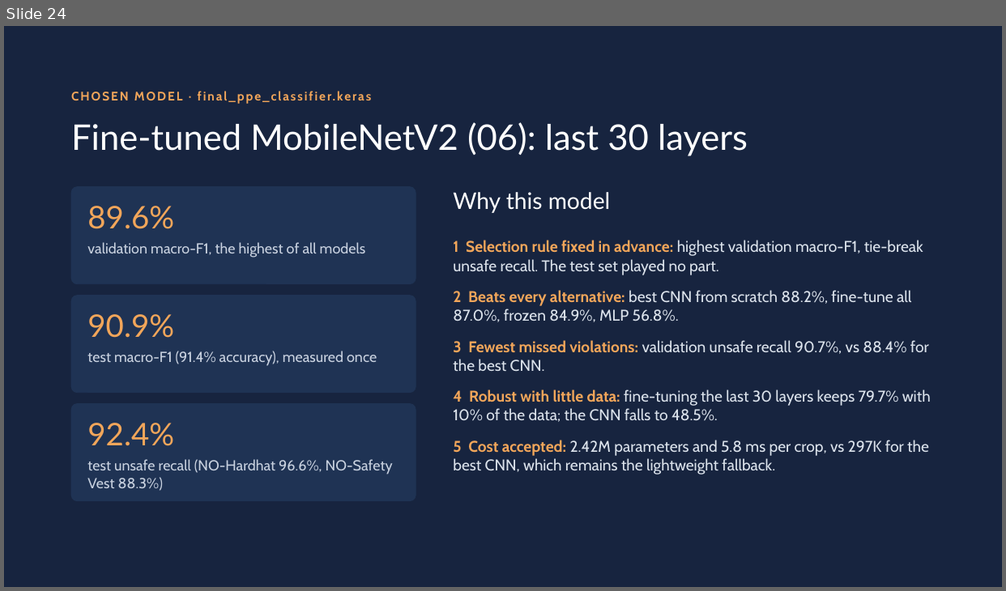
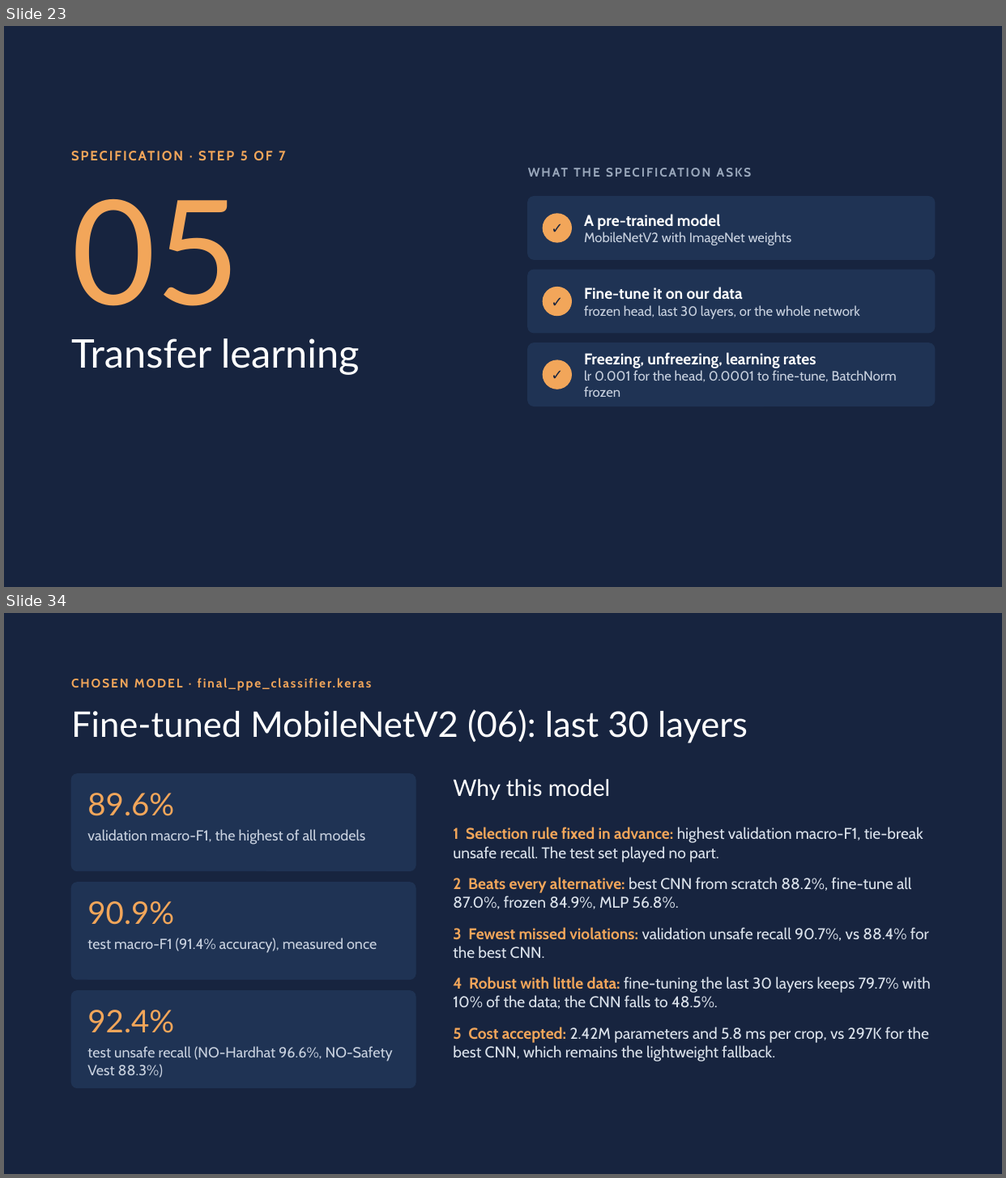
Before and after one commit to MohammedZaiter/Neural-Networks-and-Deep-Learning, a slide deck: Presentation/SafeSight_PPE_Deep_Learning.pptx. Shown one above the other, each under a label of ours: slide 24 before the commit, slides 23 and 34 after it; the slides between them are not shown. The pictures are 1006x591 and 1006x1178 pixels, drawn with LibreOffice and Linux fonts; fonts in the diff are those of the drawing. Boxes give left, top, right and bottom in pixels: in the first picture for what was removed or moved away, otherwise in the second. Text is boxed around its words. In the diff, an @@ line names an element or a change of style, - is before the commit and + after.

```diff
--- a/Presentation/SafeSight_PPE_Deep_Learning.pptx
+++ b/Presentation/SafeSight_PPE_Deep_Learning.pptx
@@ slide 23 added at [4,26,1002,587], background #17243F @@
@@ text added at [241,151,286,160], 13 pt, text #F2A65A, bold @@
+SPECIFICATION · STEP 5 OF 7
@@ text added at [528,160,935,186], 12 pt, text #9AA8BC, bold @@
+WHAT THE SPECIFICATION ASKS
@@ text added at [71,199,240,306], 140 pt, text #F2A65A @@
+05
@@ rounded rectangle added at [528,197,935,259], fill #1F3354, outline #1F3354 1 pt @@
@@ ellipse added at [543,214,572,242], fill #F2A65A, outline #F2A65A 1 pt @@
@@ text added at [543,214,572,242], 14 pt, text #17243F, bold @@
+✓
@@ text added at [584,214,792,246], 13 pt, text #C9D2E0 @@
+A pre-trained model
+MobileNetV2 with ImageNet weights
@@ rounded rectangle added at [528,270,935,333], fill #1F3354, outline #1F3354 1 pt @@
@@ ellipse added at [543,288,572,316], fill #F2A65A, outline #F2A65A 1 pt @@
@@ text added at [543,288,572,316], 14 pt, text #17243F, bold @@
+✓
@@ text added at [584,287,859,319], 13 pt, text #C9D2E0 @@
+Fine-tune it on our data
+frozen head, last 30 layers, or the whole network
@@ text added at [71,339,360,375], 38 pt, text #FFFFFF @@
+Transfer learning
@@ rounded rectangle added at [528,344,935,407], fill #1F3354, outline #1F3354 1 pt @@
@@ ellipse added at [543,361,572,389], fill #F2A65A, outline #F2A65A 1 pt @@
@@ text added at [543,361,572,389], 14 pt, text #17243F, bold @@
+✓
@@ text added at [584,352,897,397], 13 pt, text #C9D2E0 @@
+Freezing, unfreezing, learning rates
+lr 0.001 for the head, 0.0001 to fine-tune, BatchNorm frozen
@@ what was slide 24 is now slide 34 @@
```
Also in this commit, not shown: 23 slides changed, 9 other slides added.
